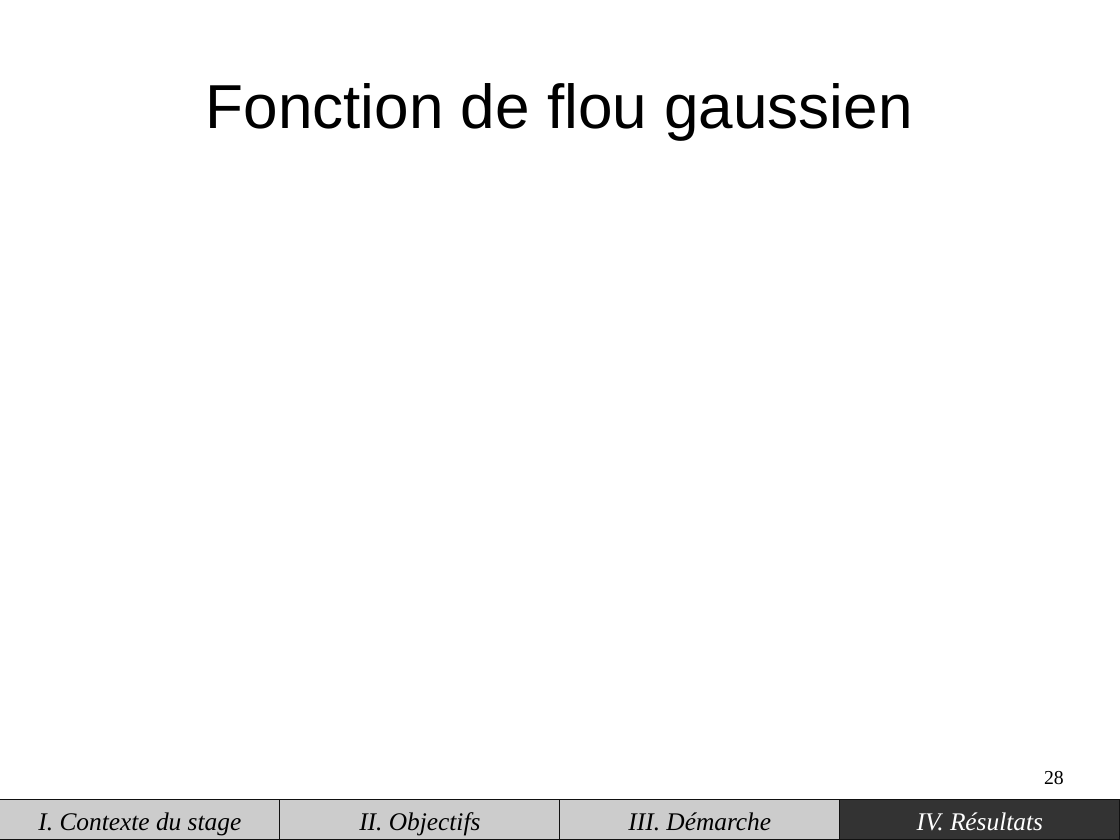
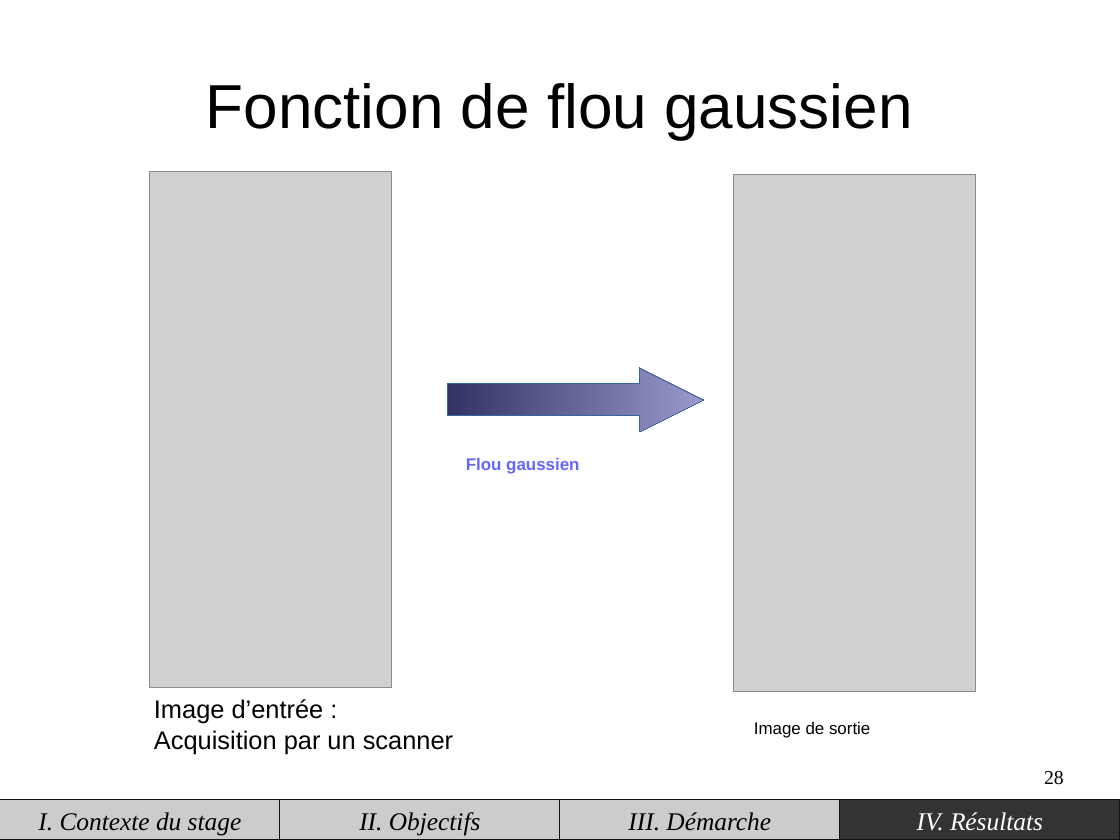
Before and after one commit to piatf/Report-2016-interniship-BioMedIA, a slide deck: slide 28 of presentation.odp. Drawn at 1120x840 pixels with LibreOffice and Linux fonts; fonts in the diff are those of the drawing; grey boxes stand for pictures. Boxes give left, top, right and bottom in pixels: in the first picture for what was removed or moved away, otherwise in the second. Text is boxed around its words. In the diff, an @@ line names an element or a change of style, - is before the commit and + after.

```diff
--- a/presentation.odp
+++ b/presentation.odp
@@ picture added at (149,172,392,689) @@
@@ picture added at (734,174,976,692) @@
@@ right arrow added at (448,368,704,432), fill gradient #333366 to #9999CC, outline #3465A4 0 pt @@
@@ text added at (466,458,579,474), 12 pt, text #6666FF, bold @@
+Flou gaussien
@@ text added at (154,699,453,754), 18 pt, text #000000 @@
+Image d’entrée :
+Acquisition par un scanner
@@ text added at (754,721,870,738), 12 pt, text #000000 @@
+Image de sortie
```
Also in this commit, not shown: 2 other slides changed, 1 slide removed.
